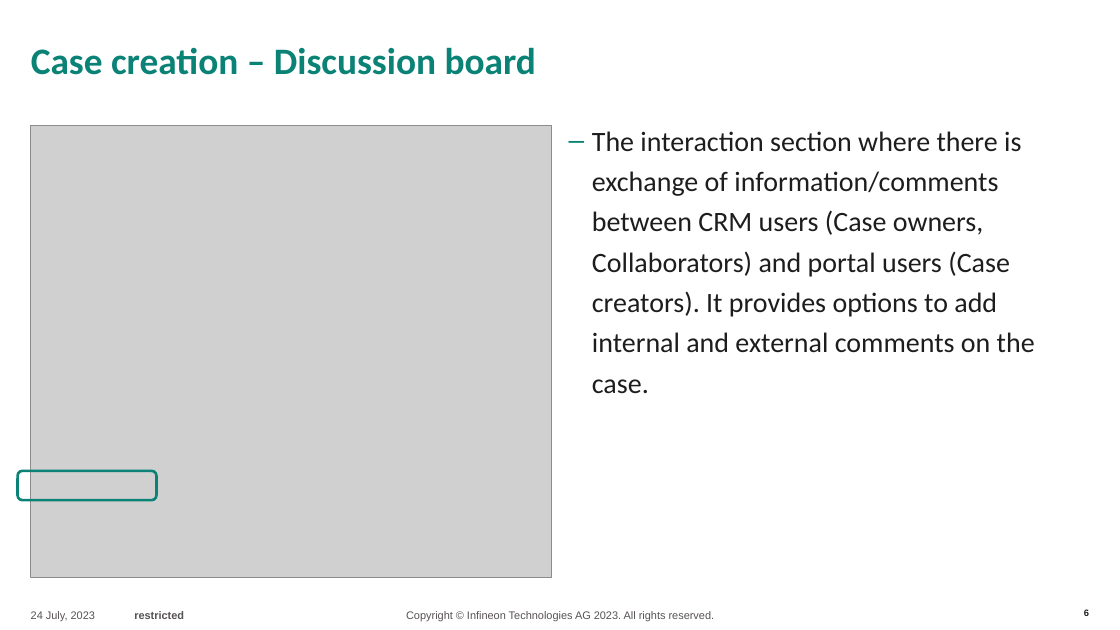
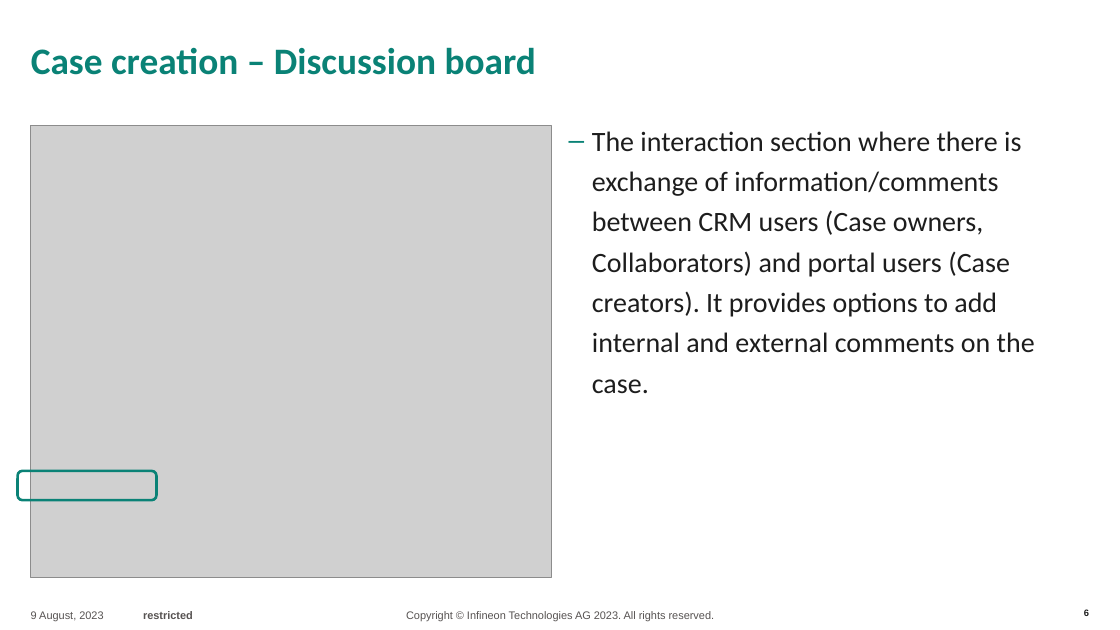
Before and after one commit to IFTWTraven/py_automation_saleae, a slide deck: slide 6 of docs/IFX MSD cases.pptx. Drawn at 1120x630 pixels with LibreOffice and Linux fonts; fonts in the diff are those of the drawing; grey boxes stand for pictures; background and template pictures are left out. Boxes give left, top, right and bottom in pixels: in the first picture for what was removed or moved away, otherwise in the second. Text is boxed around its words. In the diff, an @@ line names an element or a change of style, - is before the commit and + after.

```diff
--- a/docs/IFX MSD cases.pptx
+++ b/docs/IFX MSD cases.pptx
@@ text at [31, 611, 193, 621]: text changed @@
-24 July, 2023 restricted
+9 August, 2023 restricted
```
Also in this commit, not shown: 18 other slides changed, 1 slide added, 27 other files.
